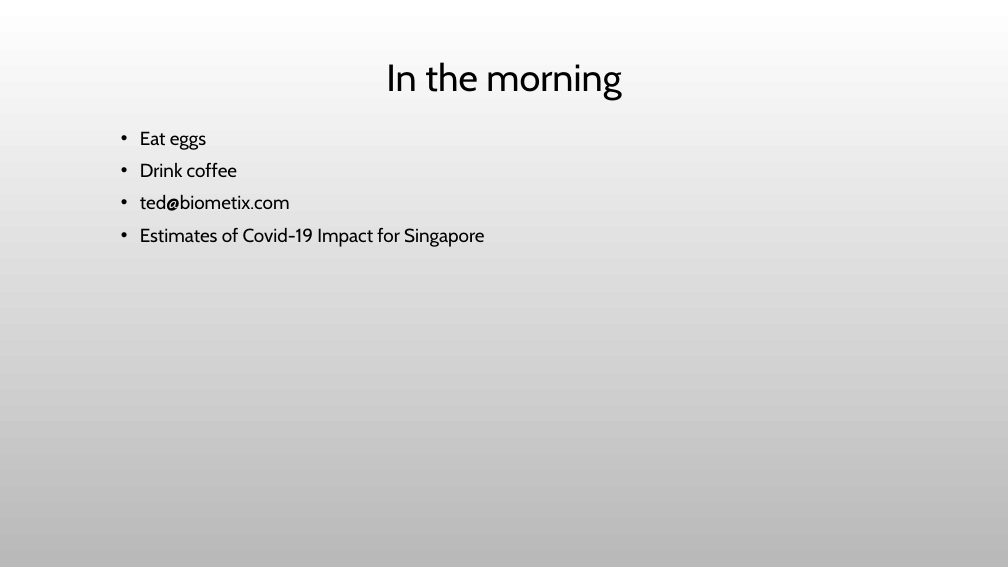
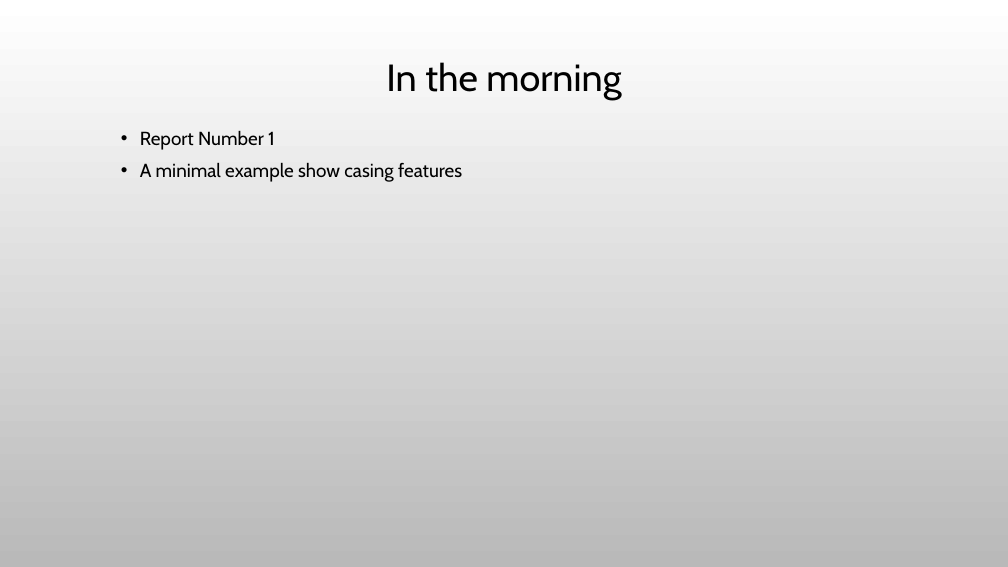
Before and after one commit to ted-dunstone/reports, a slide deck: slide 3 of simple/presentation.pptx. Drawn at 1008x567 pixels with LibreOffice and Linux fonts; fonts in the diff are those of the drawing; background and template pictures are left out. Boxes give left, top, right and bottom in pixels: in the first picture for what was removed or moved away, otherwise in the second. Text is boxed around its words. In the diff, an @@ line names an element or a change of style, - is before the commit and + after.

```diff
--- a/simple/presentation.pptx
+++ b/simple/presentation.pptx
@@ text at box(140, 131, 462, 182): text changed @@
-  • Eat eggs
-  • Drink coffee
-  • ted@biometix.com
-  • Estimates of Covid-19 Impact for Singapore
+  • Report Number 1
+  • A minimal example show casing features
```
Also in this commit, not shown: 1 other slide changed, 14 other files.
